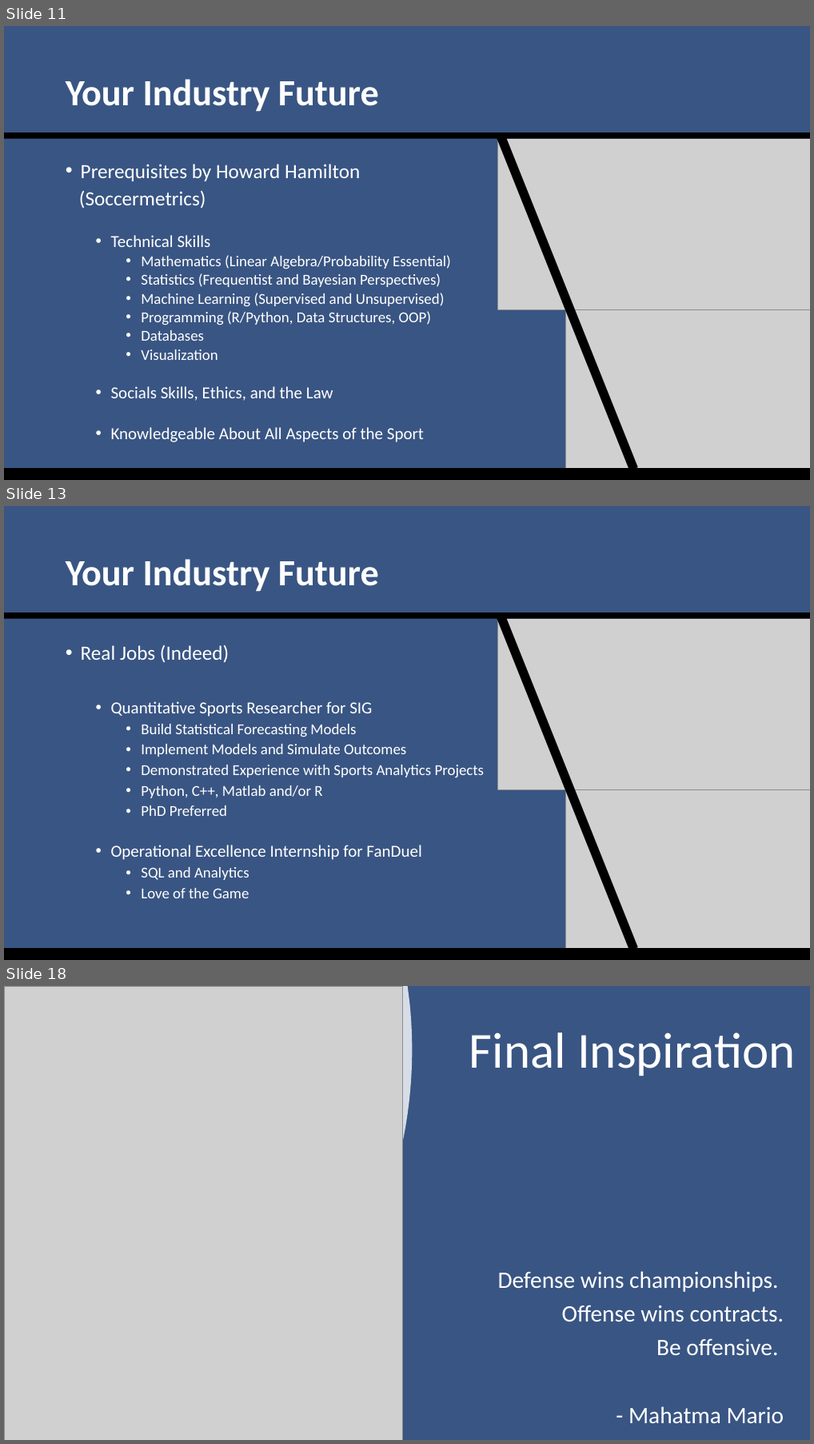
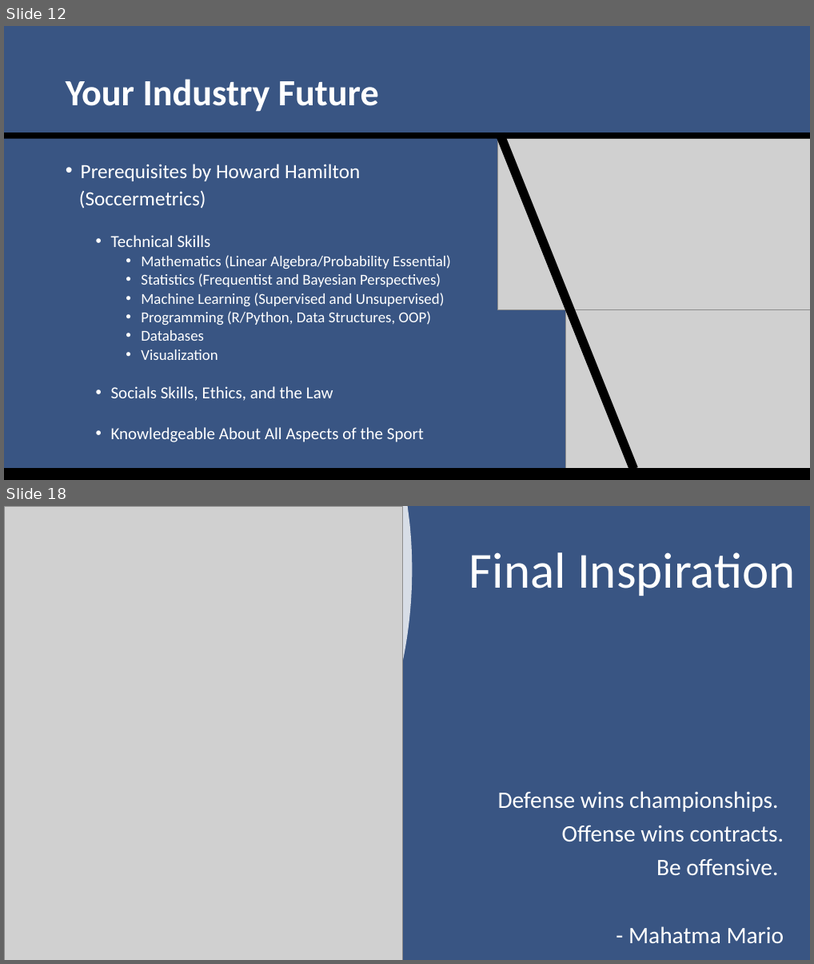
Before and after one commit to SuperMarioGiacomazzo/STOR538_WEBSITE, a slide deck: Slides/Sports Analytics 3/Sports_Analytics_3_Lecture.pptx. Shown one above the other, each under a label of ours: slides 11, 13 and 18 before the commit, slides 12 and 18 after it; the slides between them are not shown. The pictures are 814x1444 and 814x964 pixels, drawn with LibreOffice and Linux fonts; fonts in the diff are those of the drawing; grey boxes stand for pictures. Boxes give left, top, right and bottom in pixels: in the first picture for what was removed or moved away, otherwise in the second. Text is boxed around its words. In the diff, an @@ line names an element or a change of style, - is before the commit and + after.

```diff
--- a/Slides/Sports Analytics 3/Sports_Analytics_3_Lecture.pptx
+++ b/Slides/Sports Analytics 3/Sports_Analytics_3_Lecture.pptx
@@ slide 13 removed at <box>4,506,810,960</box>, background #395583 @@
@@ title removed at <box>66,559,379,592</box> @@
-Your Industry Future
@@ rectangle removed at <box>4,612,810,619</box> @@
@@ rectangle removed at <box>496,612,638,951</box> @@
@@ picture removed at <box>498,619,810,790</box> @@
@@ text removed at <box>81,645,485,898</box> @@
-• Real Jobs (Indeed)
-  • Quantitative Sports Researcher for SIG
-    • Build Statistical Forecasting Models
-    • Implement Models and Simulate Outcomes
-    • Demonstrated Experience with Sports Analytics Projects
-    • Python, C++, Matlab and/or R
-    • PhD Preferred
-  • Operational Excellence Internship for FanDuel
-    • SQL and Analytics
-    • Love of the Game
@@ picture removed at <box>566,789,810,960</box> @@
@@ rectangle removed at <box>4,948,810,960</box> @@
@@ what was slide 11 is now slide 12 @@
```
Also in this commit, not shown: 6 slides changed, 2 slides added, 1 other slide removed, 4 other files.
